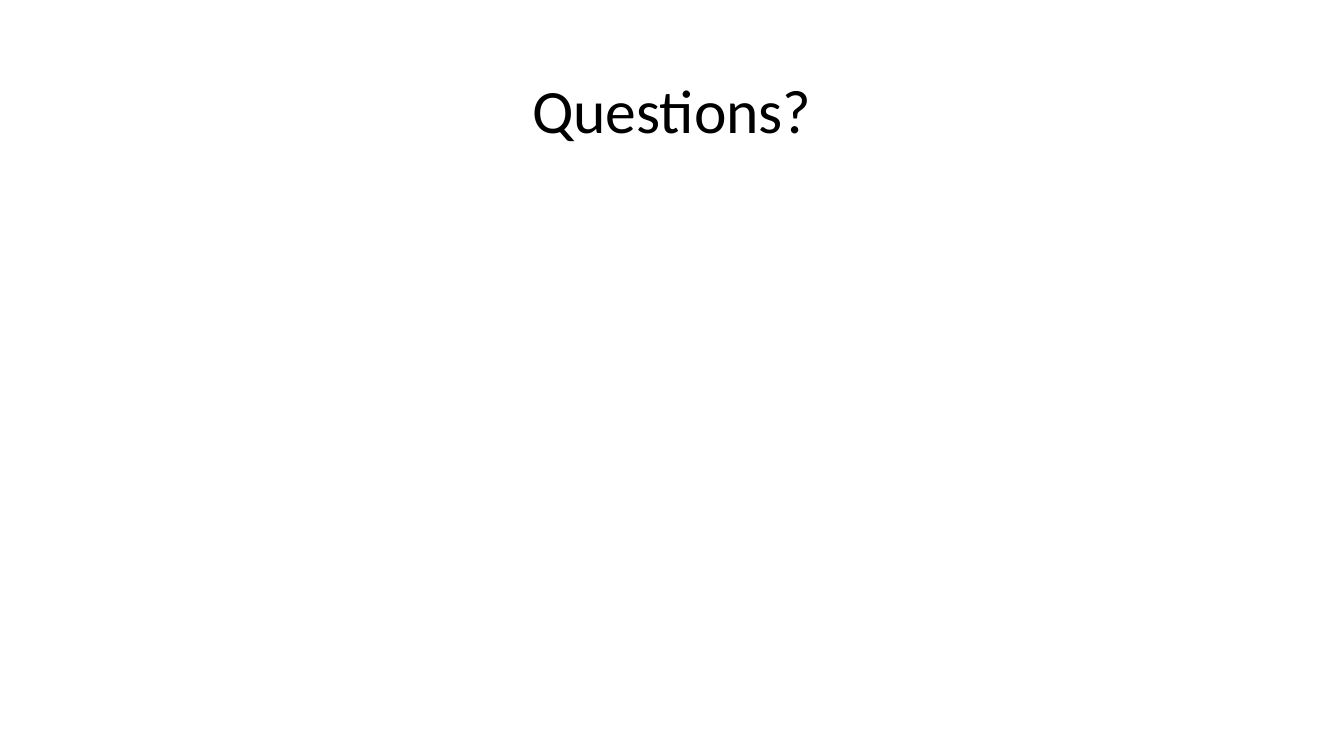
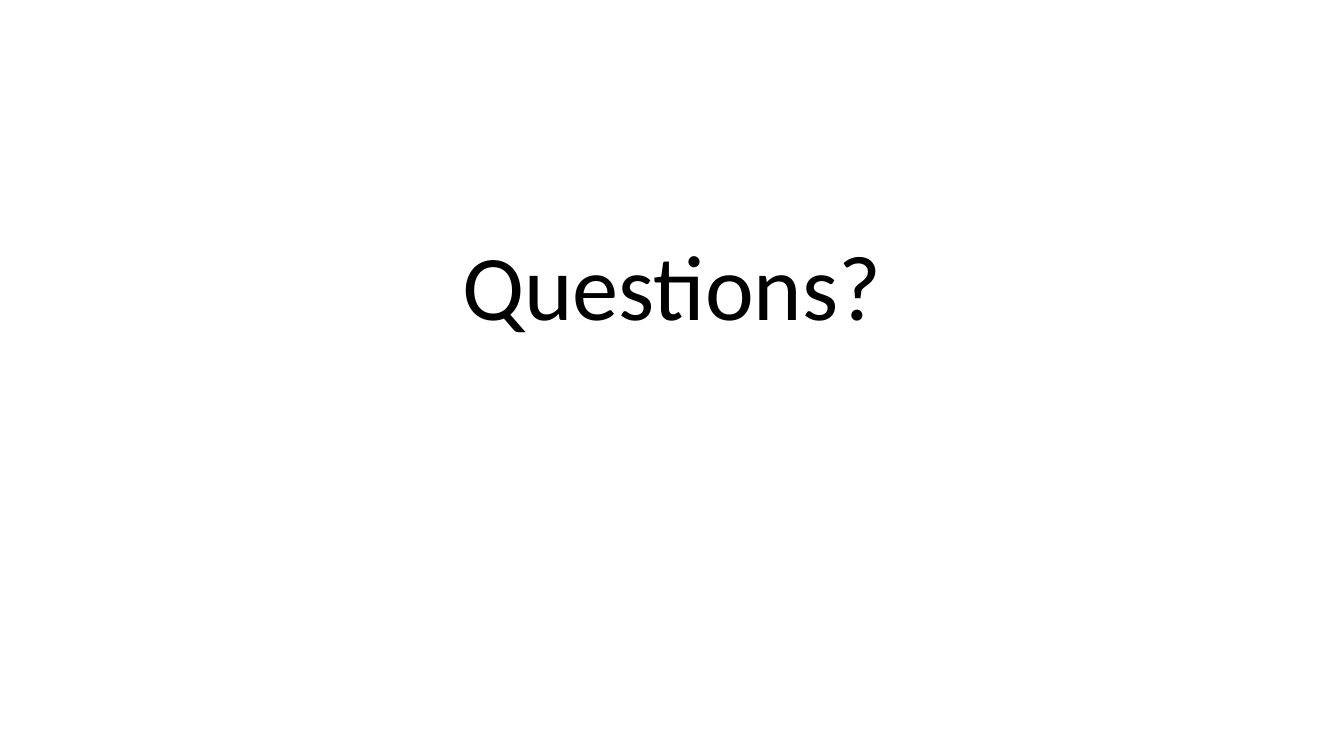
Before and after one commit to ConnerSick/Project-1, a slide deck: slide 10 of Geographic Factors on US Population Growth.pptx (slide 8 before the commit). Drawn at 1344x756 pixels with LibreOffice and Linux fonts; fonts in the diff are those of the drawing; background and template pictures are left out. Boxes give left, top, right and bottom in pixels: in the first picture for what was removed or moved away, otherwise in the second. Text is boxed around its words. In the diff, an @@ line names an element or a change of style, - is before the commit and + after.

```diff
--- a/Geographic Factors on US Population Growth.pptx
+++ b/Geographic Factors on US Population Growth.pptx
@@ title "Questions?": place and size @@
-title "Questions?" at (532,90,811,141)
+title "Questions?" at (462,256,881,333)
@@ title "Questions?" at (462,256,881,333): size 44 to 66 pt @@
```
Also in this commit, not shown: 3 other slides changed, 2 slides added, 1 other file.
